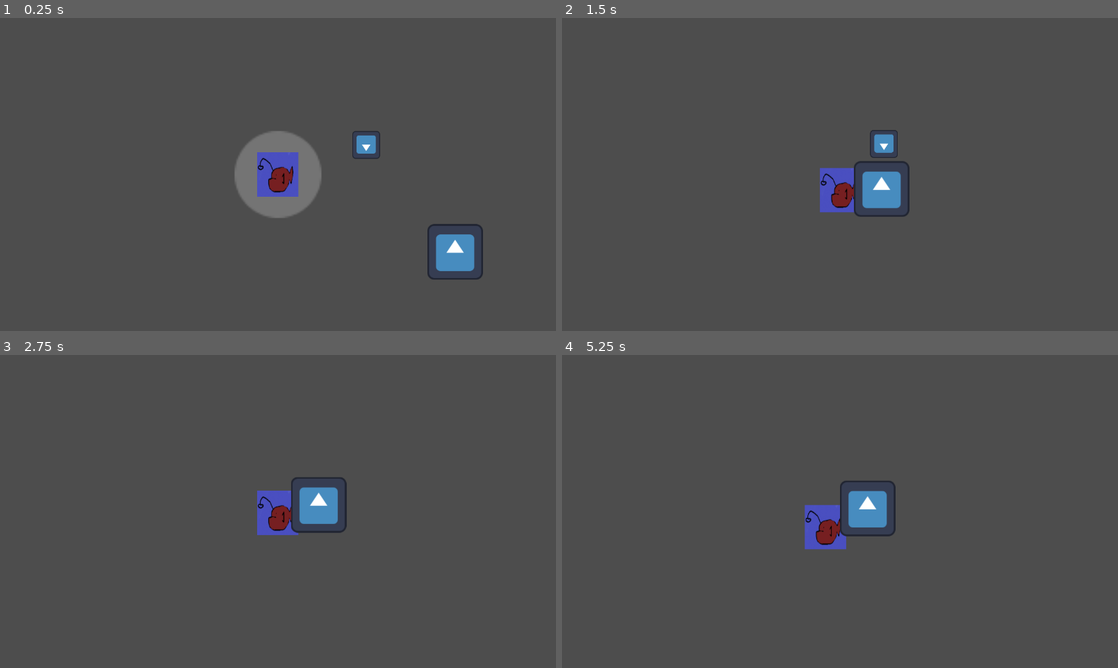
Above: before the commit, frames 1-4 (two rows, left to right).
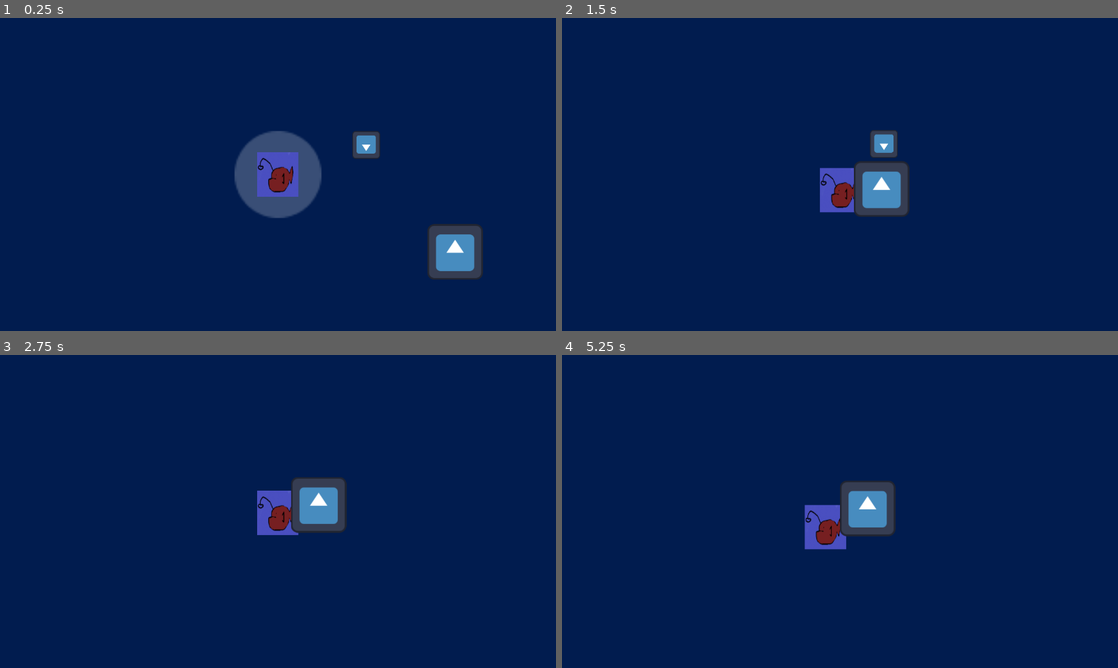
Above: after the commit, the same moments.

Repository: JeromeIsntDev/OceanX_HKthon_BioEvanescence
Game: Godot game, scene res://scenes/main.tscn
Two runs of this game, one before a commit and one after it. Both use one fixed random seed, a clock stepped at 60 frames per second and the inputs below. The engine's default icon, where the game draws it, is replaced by a stand-in: a white triangle on a blue panel in a dark square.
Inputs:
- Up to frame 1 (0.25 s): no input
- Up to frame 2 (1.5 s): hold D (ui_right) 0.53-1.28 s; hold S (ui_down) from 1.28 s (still down)
- Up to frame 3 (2.75 s): release S (ui_down) at 2.03 s; hold D (ui_right) from 2.03 s (still down)
- Up to frame 4 (5.25 s): release D (ui_right) at 2.78 s; hold W (ui_up) 2.78-3.53 s; hold A (ui_left) 3.53-5.03 s; hold S (ui_down) from 5.03 s (still down)

The runs differ from the first frame. In frame 1, 97% of the frame differs, in the area x 0-100%, y 0-100%; in frame 2, 97%; in frame 3, 97%; in frame 4, 97%.

Commit message:
T_COMMIT: world border 3200 x 3200

Diff:
--- /dev/null
+++ b/scenes/World.tscn
@@ -0,0 +1,39 @@
+[gd_scene format=3 uid="uid://bouwjmxp4sy77"]
+
+[sub_resource type="RectangleShape2D" id="RectangleShape2D_io8um"]
+
+[node name="World" type="Node2D" unique_id=1347648242]
+
+[node name="ColorRect" type="ColorRect" parent="." unique_id=989531154]
+offset_right = 3200.0
+offset_bottom = 3200.0
+color = Color(0.003921569, 0.10980392, 0.30980393, 1)
+
+[node name="TopWall2" type="StaticBody2D" parent="." unique_id=645055385]
+
+[node name="CollisionShape2D" type="CollisionShape2D" parent="TopWall2" unique_id=2093020257]
+position = Vector2(1600, 0)
+scale = Vector2(160, 16)
+shape = SubResource("RectangleShape2D_io8um")
+
+[node name="BottomWall2" type="StaticBody2D" parent="." unique_id=1938502096]
+position = Vector2(0, 3200)
+
+[node name="CollisionShape2D" type="CollisionShape2D" parent="BottomWall2" unique_id=103176326]
+position = Vector2(1600, 0)
+scale = Vector2(160, 16)
+shape = SubResource("RectangleShape2D_io8um")
+
+[node name="LeftWall3" type="StaticBody2D" parent="." unique_id=1997607073]
+position = Vector2(3200, 1600)
+
+[node name="CollisionShape2D" type="CollisionShape2D" parent="LeftWall3" unique_id=1527607864]
+scale = Vector2(16, 160)
+shape = SubResource("RectangleShape2D_io8um")
+
+[node name="LeftWall4" type="StaticBody2D" parent="." unique_id=542004456]
+position = Vector2(0, 1600)
+
+[node name="CollisionShape2D" type="CollisionShape2D" parent="LeftWall4" unique_id=406515717]
+scale = Vector2(16, 160)
+shape = SubResource("RectangleShape2D_io8um")
--- a/scenes/main.tscn
+++ b/scenes/main.tscn
@@ -1,14 +1,18 @@
 [gd_scene format=3 uid="uid://tmcacpfta4fx"]
 
 [ext_resource type="PackedScene" uid="uid://ce5dh5ampndta" path="res://scenes/player.tscn" id="1_o5qli"]
+[ext_resource type="PackedScene" uid="uid://bouwjmxp4sy77" path="res://scenes/World.tscn" id="1_tefeu"]
 [ext_resource type="PackedScene" uid="uid://3de4huieval4" path="res://scenes/enemy.tscn" id="2_0wfyh"]
 [ext_resource type="Script" uid="uid://cjj14vhmp3yfx" path="res://scripts/audio_player.gd" id="3_sugp2"]
 [ext_resource type="Texture2D" uid="uid://we63bgbl7ati" path="res://icon.svg" id="4_jyhfs"]
-[ext_resource type="Script" uid="uid://cmo2amomucwfr" path="res://scenes/prey_lvl_1.gd" id="4_tbgi4"]
+[ext_resource type="Script" uid="uid://cmo2amomucwfr" path="res://scripts/prey_lvl_1.gd" id="5_o6xl0"]
 
 [sub_resource type="CircleShape2D" id="CircleShape2D_5nq6w"]
 
 [node name="Main" type="Node2D" unique_id=1090391997]
+
+[node name="World" parent="." unique_id=1347648242 instance=ExtResource("1_tefeu")]
+position = Vector2(-1600, -1600)
 
 [node name="Player" parent="." unique_id=1663085969 groups=["player"] instance=ExtResource("1_o5qli")]
 
@@ -26,7 +30,7 @@
 script = ExtResource("3_sugp2")
 
 [node name="PreyLvl1" type="CharacterBody2D" parent="." unique_id=1109266914]
-script = ExtResource("4_tbgi4")
+script = ExtResource("5_o6xl0")
 
 [node name="CollisionShape2D" type="CollisionShape2D" parent="PreyLvl1" unique_id=1143746172]
 position = Vector2(201, -67)
Renamed: scenes/prey_lvl_1.gd -> scripts/prey_lvl_1.gd
Renamed: scenes/prey_lvl_1.gd.uid -> scripts/prey_lvl_1.gd.uid
